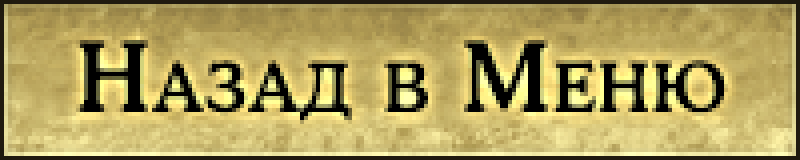
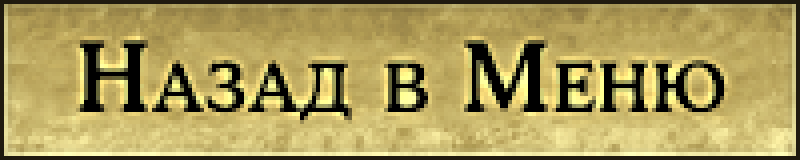
Before/after of a w=800, h=160 layered artwork. What changed in the layer stack:
pixels changed over left=64, top=24, right=740, bottom=136 (layer not identified)
